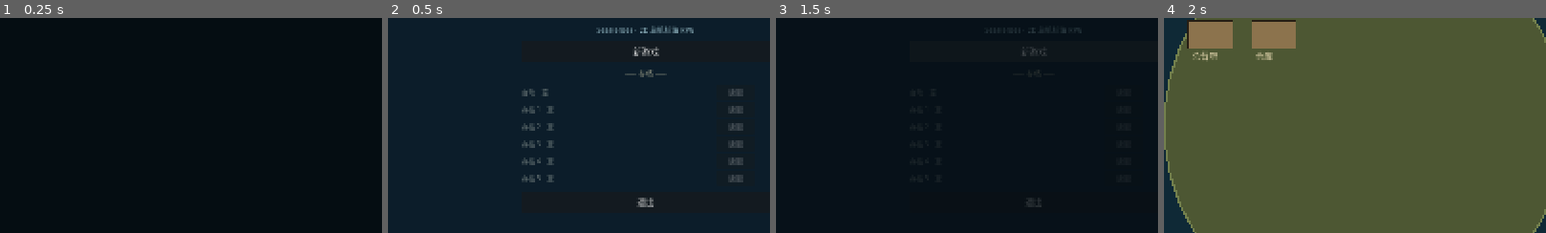
Above: before the commit, frames 1-4 (left to right).
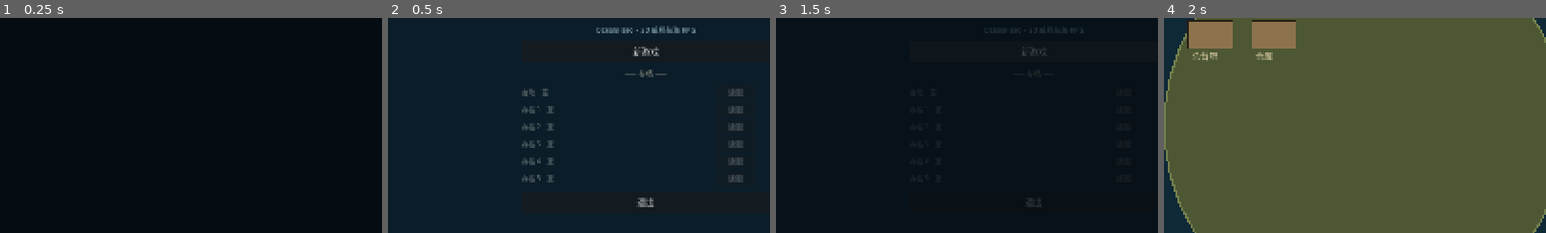
Above: after the commit, the same moments.

Repository: lucifermbbgh/OceanHero
Game: Godot game, scene res://scenes/main.tscn
The game is run twice, just before and just after one commit, with the same random seed, the same clock (stepped at 60 frames per second) and the same inputs.
Inputs (mouse positions are % of the whole screen's width and height, from its top left):
- Up to frame 1 (0.25 s): no input
- Up to frame 2 (0.5 s): no input
- Up to frame 3 (1.5 s): tap Enter at 0.5 s; move the mouse to (72, 45) at 0.52 s; hold D (steer_right) 0.53-1.25 s; tap B at 0.6 s; click (72, 45) at 0.67 s; tap Space at 0.77 s; click "新游戏" at 1.25 s
- Up to frame 4 (2 s): no input
The pictures show only the part of the screen within x 16-66%, y 32-82%; the shares and areas given below are measured in that part.

Frame 1 is identical in both runs. In frame 2, 0.3% of the frame differs, in the area x 54-81%, y 3-8%; in frame 3, less than 0.1%; in frame 4, nothing differs.

Commit message:
feat(1.5.5): 世界地图交互增强（悬停/选中/详情/缩放/拖拽/路线预览）
- 悬停白环、选中青环、可达绿环、当前金环
- 右侧详情：名称/势力/危险/级别/航线步数
- Dijkstra 路线预览（仅已探索且已解锁）
- 滚轮缩放 0.7~1.8、拖拽平移
- 记录 Tiled 接入待验证设计点
- 版本号 1.5.5；单元 66 + 集成 1055 全绿

Diff:
--- a/project.godot
+++ b/project.godot
@@ -15,7 +15,7 @@
 run/main_scene="res://scenes/main.tscn"
 config/features=PackedStringArray("4.7", "GL Compatibility")
 config/icon="res://icon.svg"
-config/version="1.5.4"
+config/version="1.5.5"
 [autoload]
 
 EventBus="*res://scripts/core/event_bus.gd"
--- a/scripts/ui/main_menu.gd
+++ b/scripts/ui/main_menu.gd
@@ -30,7 +30,7 @@
 	body.add_child(title)
 
 	var sub := Label.new()
-	sub.text = "SeaHeroes · 2D 单机航海 RPG"
+	sub.text = "OceanHero · 2D 单机航海 RPG"
 	sub.add_theme_font_size_override("font_size", 15)
 	sub.add_theme_color_override("font_color", Color(0.6, 0.75, 0.8))
 	sub.horizontal_alignment = HORIZONTAL_ALIGNMENT_CENTER
--- a/scripts/ui/world_map.gd
+++ b/scripts/ui/world_map.gd
@@ -1,9 +1,19 @@
 extends Control
-## 1.5.3 世界地图（只读）：已探索显示势力与名称，未探索仅灰点，M/Esc 关闭。
+## 1.5.5 世界地图（只读 + 交互增强）：悬停/选中/详情/缩放/拖拽/路线预览。
 
 const MAP_RECT := Rect2(28, 76, 1180, 680)
+const INFO_RECT := Rect2(1228, 76, 312, 680)
+const NODE_R := 13.0
 
 var _nodes := 0
+var _hover := -1
+var _selected := -1
+var _route: Array = []
+var _zoom := 1.0
+var _offset := Vector2.ZERO
+var _dragging := false
+var _drag_moved := false
+var _drag_from := Vector2.ZERO
 
 func _ready() -> void:
 	size = Vector2(1568, 812)
@@ -22,14 +32,112 @@
 func node_count() -> int:
 	return _nodes
 
+func select_map(idx: int) -> void:
+	_selected = idx
+	_route = _compute_route(GameState.current_map, idx)
+	queue_redraw()
+
+func zoom_by(factor: float) -> void:
+	_zoom = clampf(_zoom * factor, 0.7, 1.8)
+	queue_redraw()
+
+func _gui_input(event: InputEvent) -> void:
+	if event is InputEventMouseMotion:
+		if _dragging:
+			_offset += event.relative
+			_drag_moved = true
+			_clamp_offset()
+		else:
+			var h := _hit(event.position)
+			if h != _hover:
+				_hover = h
+			queue_redraw()
+	elif event is InputEventMouseButton:
+		if event.button_index == MOUSE_BUTTON_WHEEL_UP and event.pressed:
+			zoom_by(1.12)
+		elif event.button_index == MOUSE_BUTTON_WHEEL_DOWN and event.pressed:
+			zoom_by(1.0 / 1.12)
+		elif event.button_index == MOUSE_BUTTON_LEFT:
+			if event.pressed:
+				_dragging = true
+				_drag_moved = false
+				_drag_from = event.position
+			else:
+				_dragging = false
+				if not _drag_moved:
+					var h2 := _hit(event.position)
+					select_map(h2)
+
+func _clamp_offset() -> void:
+	_offset.x = clampf(_offset.x, -MAP_RECT.size.x * 0.35, MAP_RECT.size.x * 0.35)
+	_offset.y = clampf(_offset.y, -MAP_RECT.size.y * 0.35, MAP_RECT.size.y * 0.35)
+
+func _hit(p: Vector2) -> int:
+	var best := -1
+	var best_d := NODE_R * 1.6
+	for i in range(1, 31):
+		var m: Resource = DataRegistry.get_map(i)
+		if m == null:
+			continue
+		var d := p.distance_to(_pos(m.world_pos))
+		if d < best_d:
+			best_d = d
+			best = i
+	return best
+
+func _compute_route(from_i: int, to_i: int) -> Array:
+	if from_i <= 0 or to_i <= 0 or from_i == to_i:
+		return []
+	if not GameState.is_map_explored(to_i):
+		return []
+	# 仅已探索且已解锁的节点参与寻路
+	var dist := {}
+	var prev := {}
+	var open: Array = [from_i]
+	for i in range(1, 31):
+		dist[i] = 1e9
+	dist[from_i] = 0
+	while not open.is_empty():
+		var cur := int(open.pop_front())
+		var md: Resource = DataRegistry.get_map(cur)
+		if md == null:
+			continue
+		for nb in md.neighbors:
+			var nx := int(nb)
+			if nx <= 0 or nx > 30:
+				continue
+			if not GameState.is_map_explored(nx):
+				continue
+			if GameState.map_tier_of(nx) > GameState.unlocked_tier():
+				continue
+			var nd := float(dist[cur]) + 1.0
+			if nd < float(dist.get(nx, 1e9)):
+				dist[nx] = nd
+				prev[nx] = cur
+				open.append(nx)
+	if float(dist.get(to_i, 1e9)) >= 1e9:
+		return []
+	var path: Array = [to_i]
+	var c := to_i
+	while c != from_i:
+		c = int(prev.get(c, from_i))
+		path.push_front(c)
+	return path
+
+func _pos(wp: Vector2) -> Vector2:
+	var c := MAP_RECT.position + MAP_RECT.size * 0.5
+	return c + (wp - Vector2(0.5, 0.45)) * MAP_RECT.size * _zoom + _offset
+
 func _draw() -> void:
 	var font := ThemeDB.fallback_font
 	draw_rect(Rect2(Vector2.ZERO, size), Color(0.06, 0.08, 0.10, 0.97))
 	draw_rect(Rect2(Vector2.ZERO, size), Color(0.45, 0.40, 0.25), false, 2.0)
 	draw_string(font, Vector2(24, 38), "世界地图（M 关闭，Esc 关闭）", HORIZONTAL_ALIGNMENT_LEFT, -1, 22, Color(0.92, 0.82, 0.45))
-	draw_string(font, Vector2(24, 60), "已探索海域显示势力与编号；未知海域仅显示灰点", HORIZONTAL_ALIGNMENT_LEFT, -1, 13, Color(0.65, 0.68, 0.68))
-
-	# 先画连线（仅两端都已探索）
+	draw_string(font, Vector2(24, 60), "悬停查看、点击选中；滚轮缩放，拖拽平移", HORIZONTAL_ALIGNMENT_LEFT, -1, 13, Color(0.65, 0.68, 0.68))
+	draw_rect(INFO_RECT, Color(0.10, 0.12, 0.15, 0.9))
+	draw_rect(INFO_RECT, Color(0.35, 0.40, 0.45), false, 1.0)
+
+	# 连线
 	for i in range(1, 31):
 		if not GameState.is_map_explored(i):
 			continue
@@ -43,10 +151,19 @@
 			var m2: Resource = DataRegistry.get_map(j)
 			if m2 == null:
 				continue
-			draw_line(_pos(md.world_pos), _pos(m2.world_pos), Color(0.35, 0.45, 0.50, 0.7), 1.5)
-
-	# 再画节点
+			draw_line(_pos(md.world_pos), _pos(m2.world_pos), Color(0.35, 0.45, 0.50, 0.55), 1.5)
+
+	# 路线
+	if _route.size() >= 2:
+		for k in range(_route.size() - 1):
+			var ma: Resource = DataRegistry.get_map(int(_route[k]))
+			var mb: Resource = DataRegistry.get_map(int(_route[k + 1]))
+			if ma != null and mb != null:
+				draw_line(_pos(ma.world_pos), _pos(mb.world_pos), Color(1.0, 0.80, 0.30), 3.0)
+
+	# 节点
 	_nodes = 0
+	var reachable := GameState.travel_options()
 	for i2 in range(1, 31):
 		var m: Resource = DataRegistry.get_map(i2)
 		if m == null:
@@ -56,21 +173,53 @@
 		var explored: bool = GameState.is_map_explored(i2)
 		if explored:
 			var col: Color = GameState.NATION_COLORS.get(String(m.nation), Color(0.55, 0.55, 0.6))
-			draw_circle(p, 13.0, col)
-			draw_circle(p, 13.0, Color(0.95, 0.92, 0.80), false, 1.5)
+			draw_circle(p, NODE_R, col)
+			draw_circle(p, NODE_R, Color(0.95, 0.92, 0.80), false, 1.5)
 			var lv := (i2 - 1) / 3 + 1
 			var col_i := (i2 - 1) % 3 + 1
 			draw_string(font, p + Vector2(16, 5), "%d-%d" % [lv, col_i], HORIZONTAL_ALIGNMENT_LEFT, -1, 14, Color(0.9, 0.92, 0.88))
+			var is_reach := false
+			for o in reachable:
+				if int(o["index"]) == i2 and bool(o["unlocked"]):
+					is_reach = true
+			if is_reach:
+				draw_arc(p, NODE_R + 6.0, 0.0, TAU, 24, Color(0.45, 0.95, 0.60), 1.5)
 			if i2 == GameState.current_map:
-				draw_arc(p, 19.0, 0.0, TAU, 32, Color(1.0, 0.85, 0.35), 3.0)
+				draw_arc(p, NODE_R + 9.0, 0.0, TAU, 32, Color(1.0, 0.85, 0.35), 3.0)
+			if i2 == _selected:
+				draw_arc(p, NODE_R + 6.0, 0.0, TAU, 32, Color(0.40, 0.85, 1.0), 2.5)
+			if i2 == _hover:
+				draw_arc(p, NODE_R + 4.0, 0.0, TAU, 32, Color(1.0, 1.0, 1.0), 1.5)
 		else:
-			draw_circle(p, 10.0, Color(0.22, 0.24, 0.27))
-			draw_circle(p, 10.0, Color(0.38, 0.40, 0.44), false, 1.0)
+			draw_circle(p, NODE_R - 3.0, Color(0.22, 0.24, 0.27))
+			draw_circle(p, NODE_R - 3.0, Color(0.38, 0.40, 0.44), false, 1.0)
 			draw_string(font, p + Vector2(-4, 5), "?", HORIZONTAL_ALIGNMENT_LEFT, -1, 13, Color(0.55, 0.58, 0.62))
 
-	# 图例
+	# 右侧详情
+	var ix := INFO_RECT.position.x + 16.0
+	var iy := INFO_RECT.position.y + 30.0
+	var show_i := _selected if _selected > 0 else _hover
+	if show_i > 0 and GameState.is_map_explored(show_i):
+		var sm: Resource = DataRegistry.get_map(show_i)
+		if sm != null:
+			var lv2 := (show_i - 1) / 3 + 1
+			var col2 := (show_i - 1) % 3 + 1
+			draw_string(font, Vector2(ix, iy), String(sm.display_name), HORIZONTAL_ALIGNMENT_LEFT, -1, 18, Color(0.95, 0.88, 0.60))
+			iy += 30
+			draw_string(font, Vector2(ix, iy), "势力：%s" % String(GameState.NATION_NAMES.get(String(sm.nation), "争夺")), HORIZONTAL_ALIGNMENT_LEFT, -1, 14, Color(0.82, 0.86, 0.84))
+			iy += 24
+			draw_string(font, Vector2(ix, iy), "危险：劫掠 %d · 海兽 %d" % [int(sm.pirates), int(sm.monsters)], HORIZONTAL_ALIGNMENT_LEFT, -1, 14, Color(0.82, 0.86, 0.84))
+			iy += 24
+			draw_string(font, Vector2(ix, iy), "级别：%d 级" % int(sm.tier), HORIZONTAL_ALIGNMENT_LEFT, -1, 14, Color(0.82, 0.86, 0.84))
+			iy += 30
+			if _route.size() >= 2:
+				draw_string(font, Vector2(ix, iy), "航线：%d 步" % (_route.size() - 1), HORIZONTAL_ALIGNMENT_LEFT, -1, 15, Color(1.0, 0.82, 0.35))
+			else:
+				draw_string(font, Vector2(ix, iy), "航线：无已知航路", HORIZONTAL_ALIGNMENT_LEFT, -1, 15, Color(0.85, 0.55, 0.5))
+	else:
+		draw_string(font, Vector2(ix, iy), "未知海域", HORIZONTAL_ALIGNMENT_LEFT, -1, 18, Color(0.65, 0.68, 0.70))
+		iy += 30
+		draw_string(font, Vector2(ix, iy), "尚未探索，无法查看信息", HORIZONTAL_ALIGNMENT_LEFT, -1, 13, Color(0.55, 0.58, 0.60))
+
 	var explored_n := GameState.explored_maps.size()
-	draw_string(font, Vector2(28, 790), "已探索 %d / 30　　当前海域：%d　　灰点 = 未知海域" % [explored_n, GameState.current_map], HORIZONTAL_ALIGNMENT_LEFT, -1, 14, Color(0.72, 0.76, 0.74))
-
-func _pos(wp: Vector2) -> Vector2:
-	return MAP_RECT.position + Vector2(wp.x * MAP_RECT.size.x, wp.y * MAP_RECT.size.y)
+	draw_string(font, Vector2(28, 790), "已探索 %d / 30　　当前海域：%d　　黄线 = 路线预览，绿环 = 可直接前往" % [explored_n, GameState.current_map], HORIZONTAL_ALIGNMENT_LEFT, -1, 14, Color(0.72, 0.76, 0.74))
--- a/tests/integration/run.gd
+++ b/tests/integration/run.gd
@@ -702,6 +702,17 @@
 	wm.toggle()
 	_ok(not wm.visible, "M 可关闭")
 	_ok(GameState.explored_maps.size() >= 1, "探索数据可用", str(GameState.explored_maps))
+	# 1.5.5 交互增强
+	GameState.mark_map_explored(2)
+	wm.select_map(2)
+	var r2 = wm._compute_route(1, 2)
+	_ok(r2.size() >= 2, "已探索邻接可算出航线", str(r2))
+	wm.zoom_by(5.0)
+	_ok(wm._zoom <= 1.81, "缩放上限钳制", str(wm._zoom))
+	wm.zoom_by(0.01)
+	_ok(wm._zoom >= 0.69, "缩放下限钳制", str(wm._zoom))
+	var p1: Vector2 = wm._pos(DataRegistry.get_map(1).world_pos)
+	_ok(wm._hit(p1) == 1, "命中检测可选中节点")
 	wm.queue_free()
 	await _frames(1)
 	GameState.reset_new_game()
Binary file added: docs/screenshots/94-world-map-interactive.png
Binary file added: docs/screenshots/95-check.png
Binary file added: docs/screenshots/96-world-map-interactive.png
Binary file added: docs/screenshots/97-world-map.png
Not shown, changed: docs/版本文档/1.5-世界地图改造评估.md
Not shown, changed: docs/版本文档/1.5-系列规划.md
Not shown, added: docs/版本文档/1.5.5-升级说明.md
